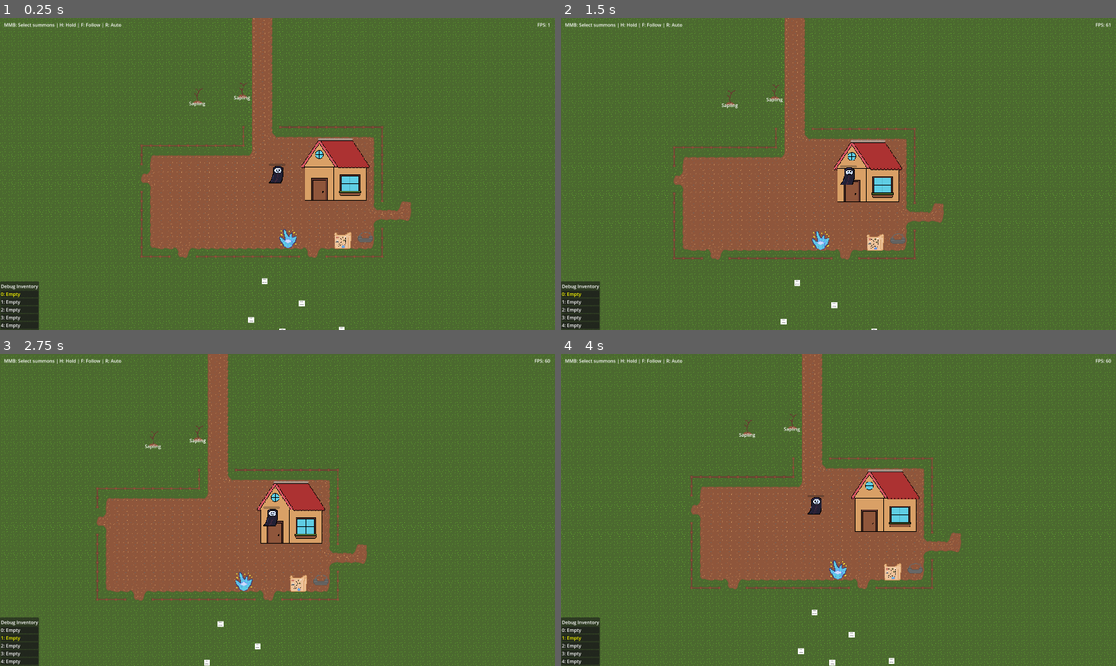
Above: before the commit, frames 1-4 (two rows, left to right).
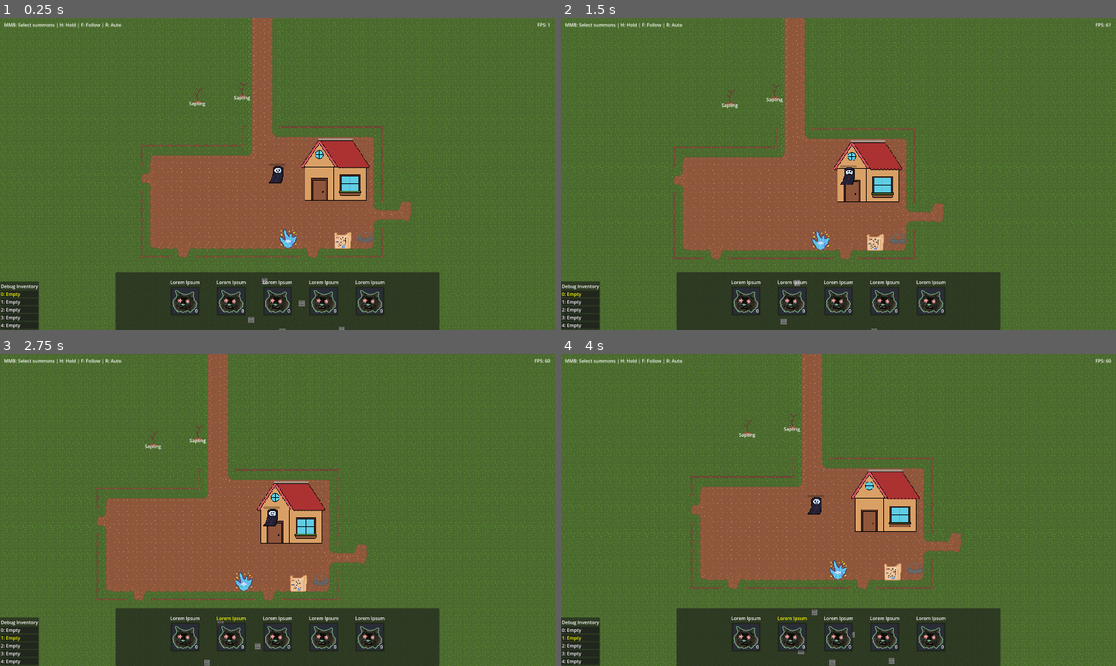
Above: after the commit, the same moments.

Repository: Uvecrep/Gamba
Game: Godot game, scene res://levels/main.tscn
Same seed, same stepped clock (60 frames per second), same inputs: the game is played once before the commit and once after it.
Inputs (mouse positions are in pixels of both pictures, inside the frame that each line leads up to):
- Up to frame 1 (0.25 s): no input
- Up to frame 2 (1.5 s): tap Enter at 0.5 s; move the mouse to (960, 158) at 0.52 s; hold D (right) 0.53-1.25 s; tap E (interact) at 0.6 s; click (960, 158) at 0.67 s; drag from (727, 189) to (749, 89) at 1.27 s
- Up to frame 3 (2.75 s): tap Space at 2 s; move the mouse to (333, 441) at 2.02 s; hold D (right) from 2.03 s (still down); tap Mouse wheel up (scroll_up) at 2.1 s; click (333, 441) at 2.17 s
- Up to frame 4 (4 s): release D (right) at 2.75 s; tap Enter at 2.75 s; drag from (810, 572) to (716, 438) at 2.77 s; tap Space at 3.5 s; move the mouse to (1005, 556) at 3.52 s; hold A (left) from 3.53 s (still down); tap F (summon_command_follow) at 3.6 s; click (1005, 556) at 3.67 s

The runs differ from the first frame. In frame 1, 11% of the frame differs, in the area x 20-80%, y 81-100%; in frame 2, 11%; in frame 3, 11%; in frame 4, 11%.

Commit message:
Inventory without pictures

Diff:
--- a/entities/player/inventory/player_inventory.gd
+++ b/entities/player/inventory/player_inventory.gd
@@ -3,6 +3,8 @@
 
 signal inventory_changed()
 signal inventory_became_full()
+signal selection_index_changed(new_index : int)
+signal slot_contents_changed(index : int, item_id : StringName, count : int)
 
 var selected_index : int = 0
 var num_slots : int = 5 # TODO implement changing number of slots? Static rn
@@ -56,8 +58,10 @@
 		inventory_items[target_slot_index] = item_id
 		filled_new_slot = true
 
-	inventory_item_counts[target_slot_index] += num_items
+	var new_count = inventory_item_counts[target_slot_index] + num_items
+	inventory_item_counts[target_slot_index] = new_count
 	inventory_changed.emit()
+	slot_contents_changed.emit(target_slot_index, item_id, new_count)
 	if filled_new_slot and _get_empty_slots().size() == 0:
 		inventory_became_full.emit()
 	return true
--- a/entities/player/player.gd
+++ b/entities/player/player.gd
@@ -81,6 +81,7 @@
 
 	if mouse_scroll_delta != 0:
 		player_inventory.selected_index = posmod(player_inventory.selected_index + mouse_scroll_delta,player_inventory.num_slots)
+		player_inventory.selection_index_changed.emit(player_inventory.selected_index)
 		player_inventory.inventory_changed.emit()
 
 	var mouse_pos = get_viewport().get_mouse_position() - (get_viewport().get_visible_rect().size/2)
--- a/levels/main.tscn
+++ b/levels/main.tscn
@@ -19,6 +19,7 @@
 script = ExtResource("9_main")
 navigation_obstacle_padding = 16.0
 navigation_grid_clearance_pixels = 16.0
+metadata/_edit_horizontal_guides_ = [-958.0]
 
 [node name="World" parent="." unique_id=32232329 instance=ExtResource("2_wdj6m")]
 
@@ -83,8 +84,8 @@
 [node name="DebugInventory" parent="UI" unique_id=1649588140 node_paths=PackedStringArray("player_ref") instance=ExtResource("11_c7dyn")]
 player_ref = NodePath("../../player")
 
-[node name="Inventory" parent="UI" unique_id=1753442306 instance=ExtResource("12_1fput")]
-visible = false
+[node name="Inventory" parent="UI" unique_id=1753442306 node_paths=PackedStringArray("player_ref") instance=ExtResource("12_1fput")]
+player_ref = NodePath("../../player")
 
 [node name="FPSCounterLabel" type="Label" parent="UI" unique_id=1988605126]
 anchors_preset = 1
@@ -169,7 +170,7 @@
 
 [node name="Pickup3" parent="." unique_id=1233044806 instance=ExtResource("13_1fput")]
 position = Vector2(631, 787)
-item_id = &"peach"
+item_id = &"pear"
 
 [node name="Pickup4" parent="." unique_id=1657756741 instance=ExtResource("13_1fput")]
 position = Vector2(523, 747)
--- a/scripts/lootbox_counter_hud.gd
+++ b/scripts/lootbox_counter_hud.gd
@@ -10,6 +10,7 @@
 @onready var _lootbox_prompt_label: Label = $LootboxPromptLabel
 @onready var _sapling_debug_label: Label = get_node_or_null("SaplingPlantDebugLabel") as Label
 @onready var _summon_command_hint_label: Label = get_node_or_null("SummonCommandHintLabel") as Label
+
 
 var _interact_hint_text: String = "E"
 var _summon_hold_hint_text: String = "H"
--- a/ui/inventory/inventory.tscn
+++ b/ui/inventory/inventory.tscn
@@ -3,7 +3,7 @@
 [ext_resource type="Script" uid="uid://vqti75yd87dr" path="res://ui/inventory/inventory_ui.gd" id="1_t68fq"]
 [ext_resource type="PackedScene" uid="uid://xtfj7565v6v4" path="res://ui/inventory/inventory_slot.tscn" id="2_s83yu"]
 
-[node name="Inventory" type="Control" unique_id=1753442306]
+[node name="Inventory" type="Control" unique_id=1753442306 node_paths=PackedStringArray("slot_0", "slot_1", "slot_2", "slot_3", "slot_4")]
 layout_mode = 3
 anchors_preset = 15
 anchor_right = 1.0
@@ -11,6 +11,11 @@
 grow_horizontal = 2
 grow_vertical = 2
 script = ExtResource("1_t68fq")
+slot_0 = NodePath("MarginContainer/PanelContainer/InventorySlot_0")
+slot_1 = NodePath("MarginContainer/PanelContainer/InventorySlot_1")
+slot_2 = NodePath("MarginContainer/PanelContainer/InventorySlot_2")
+slot_3 = NodePath("MarginContainer/PanelContainer/InventorySlot_3")
+slot_4 = NodePath("MarginContainer/PanelContainer/InventorySlot_4")
 metadata/_custom_type_script = "uid://vqti75yd87dr"
 
 [node name="MarginContainer" type="MarginContainer" parent="." unique_id=264400365]
--- a/ui/inventory/inventory_slot.gd
+++ b/ui/inventory/inventory_slot.gd
@@ -1,3 +1,21 @@
 extends Control
 
 class_name InventorySlot
+
+@export var item_image_texture_rect : TextureRect
+@export var item_name_label : Label
+@export var item_count_label : Label
+
+var is_selected : bool = false
+
+func set_is_selected(new_is_selected : bool) -> void:
+	is_selected = new_is_selected
+	if is_selected:
+		item_name_label.add_theme_color_override("font_color", Color.YELLOW)
+	else:
+		item_name_label.remove_theme_color_override("font_color")
+
+func set_info(item_name : String, item_image : Texture2D, item_count : int) -> void:
+	item_name_label.text = item_name
+	#item_image_texture_rect.texture = item_image
+	item_count_label.text = str(item_count)
--- a/ui/inventory/inventory_slot.tscn
+++ b/ui/inventory/inventory_slot.tscn
@@ -3,9 +3,7 @@
 [ext_resource type="Script" uid="uid://2x60pl2xk3d2" path="res://ui/inventory/inventory_slot.gd" id="1_huu8b"]
 [ext_resource type="Texture2D" uid="uid://dh1jj6uvf68bk" path="res://icon.png" id="2_nktrt"]
 
-[sub_resource type="LabelSettings" id="LabelSettings_hwg0l"]
-
-[node name="InventorySlot" type="Control" unique_id=1493361272]
+[node name="InventorySlot" type="Control" unique_id=1493361272 node_paths=PackedStringArray("item_image_texture_rect", "item_name_label", "item_count_label")]
 layout_mode = 3
 anchors_preset = 7
 anchor_left = 0.5
@@ -15,6 +13,9 @@
 grow_horizontal = 2
 grow_vertical = 0
 script = ExtResource("1_huu8b")
+item_image_texture_rect = NodePath("Panel/ItemImageTextureRect")
+item_name_label = NodePath("Control/ItemNameLabel")
+item_count_label = NodePath("Panel/ItemCountLabel")
 
 [node name="Panel" type="Panel" parent="." unique_id=1898750635]
 layout_mode = 1
@@ -44,6 +45,27 @@
 texture = ExtResource("2_nktrt")
 expand_mode = 1
 
+[node name="ItemCountLabel" type="Label" parent="Panel" unique_id=1910027162]
+layout_mode = 1
+anchors_preset = 3
+anchor_left = 1.0
+anchor_top = 1.0
+anchor_right = 1.0
+anchor_bottom = 1.0
+offset_left = -15.0
+offset_top = -28.0
+offset_right = -5.0
+offset_bottom = -5.0
+grow_horizontal = 0
+grow_vertical = 0
+text = "0"
+horizontal_alignment = 2
+
+[node name="MarginContainer" type="MarginContainer" parent="Panel" unique_id=1898394841]
+layout_mode = 0
+offset_right = 40.0
+offset_bottom = 40.0
+
 [node name="Control" type="Control" parent="." unique_id=829845943]
 anchors_preset = 0
 offset_left = -50.0
@@ -61,5 +83,4 @@
 grow_horizontal = 2
 grow_vertical = 2
 text = "Lorem Ipsum"
-label_settings = SubResource("LabelSettings_hwg0l")
 horizontal_alignment = 1
--- a/ui/inventory/inventory_ui.gd
+++ b/ui/inventory/inventory_ui.gd
@@ -1,5 +1,36 @@
 extends Control
 class_name InventoryUi
 
-func set_info(item_name : String, item_texture : Texture2D) -> void:
+# TODO: remove this and put in scene manager
+@export var player_ref : Player
+
+# Lol, I am hardcoding this. Whoops.
+@export var slot_0 : InventorySlot
+@export var slot_1 : InventorySlot
+@export var slot_2 : InventorySlot
+@export var slot_3 : InventorySlot
+@export var slot_4 : InventorySlot
+
+var slots : Array[InventorySlot]
+
+func _ready() -> void:
+	slots.append(slot_0)
+	slots.append(slot_1)
+	slots.append(slot_2)
+	slots.append(slot_3)
+	slots.append(slot_4)
+
+	player_ref.player_inventory.selection_index_changed.connect(_on_selected_index_changed)
+	player_ref.player_inventory.slot_contents_changed.connect(_on_slot_contents_changed)
+
+func _on_selected_index_changed(slot_index : int) -> void:
+	assert(slot_index >= 0 && slot_index < 5, "inventory_ui._on_selected_index_changed(): Slot index was not valid")
+
+	for index : int in range(slots.size()):
+		slots[index].set_is_selected(index == slot_index)
+
+func _on_slot_contents_changed(slot_index : int, item_id : StringName, count : int) -> void:
+	assert(slot_index >= 0 && slot_index < 5, "inventory_ui._on_selected_index_changed(): Slot index was not valid")
+
+	slots[slot_index].set_info(item_id, null, count)
 	pass
